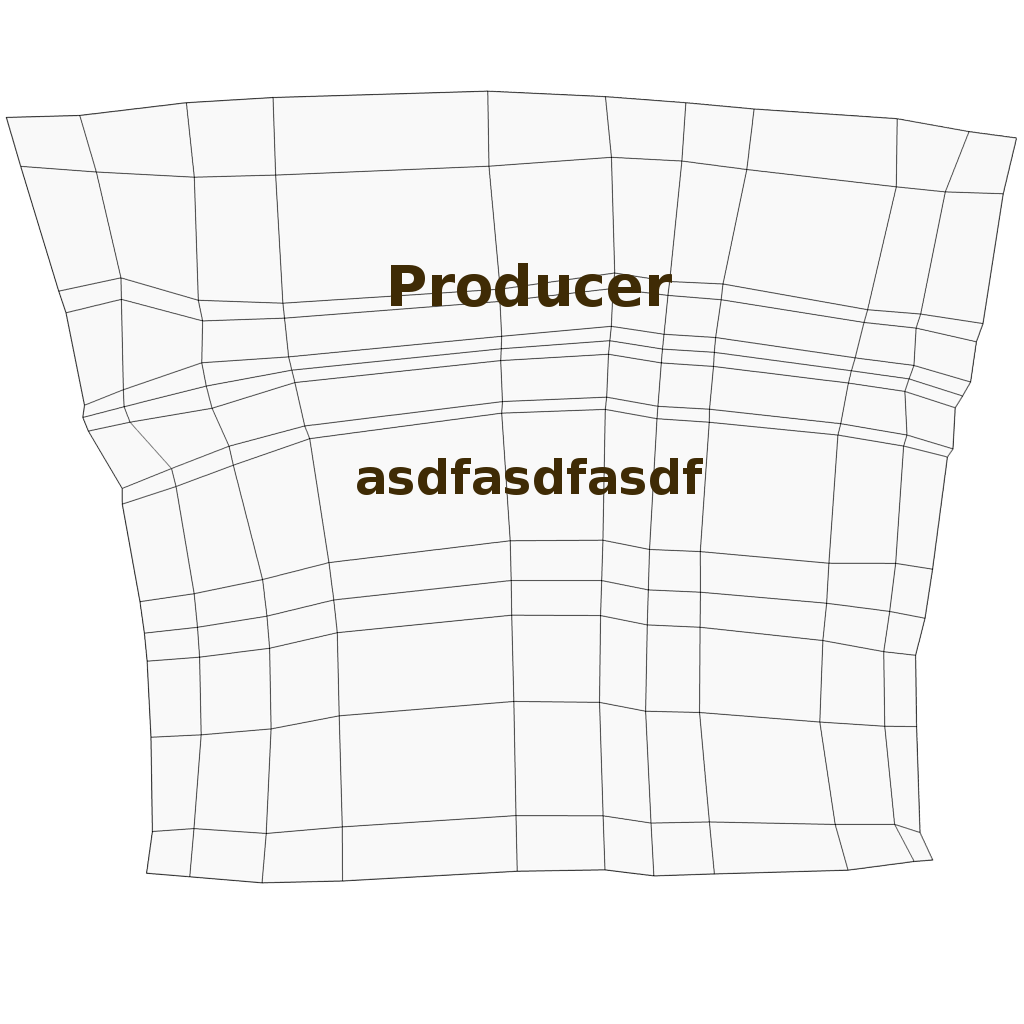
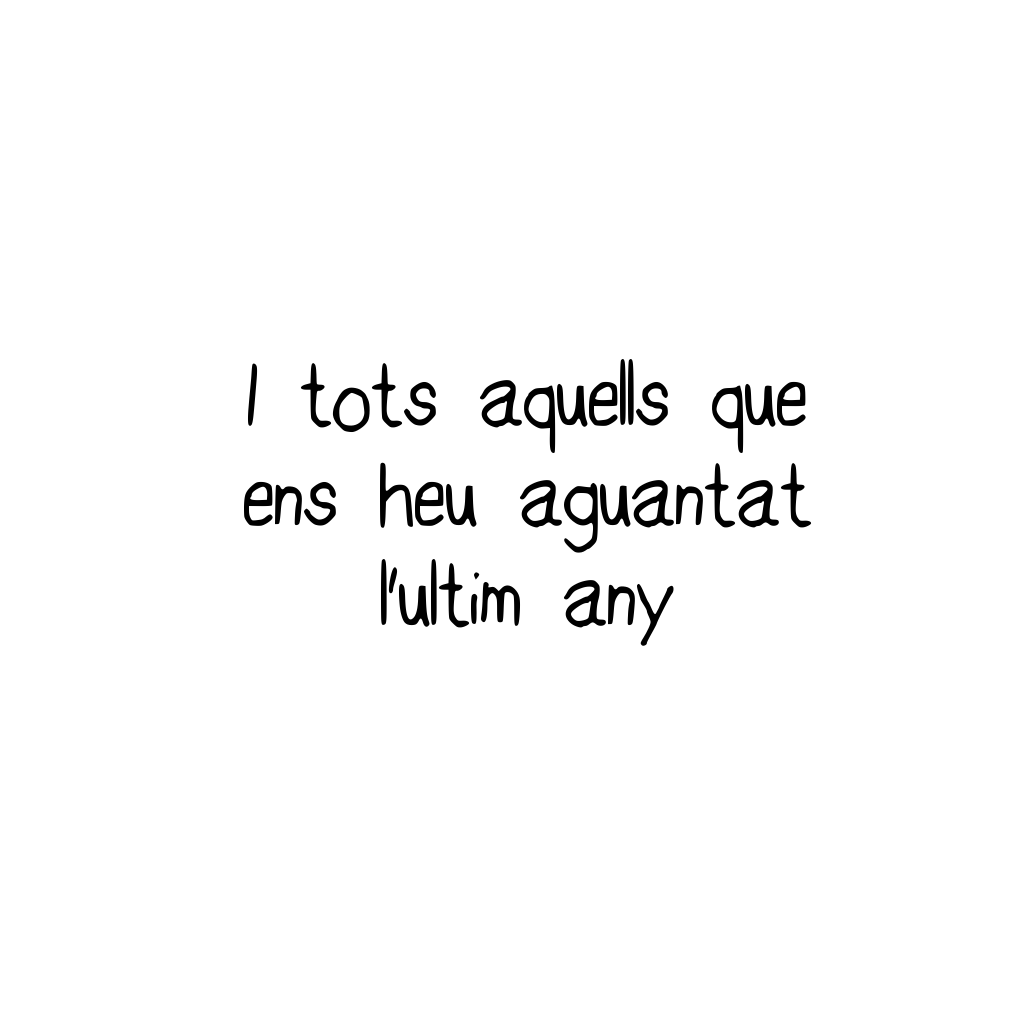
Revision of a layered 1024 x 1024 image; what changed, layer by layer:
added layer "Agraiments" above "Betatester" over [244, 359, 812, 646]
hid "Producer ..." over [357, 263, 703, 495]
hid "board2text.png" over [5, 90, 1017, 884]
